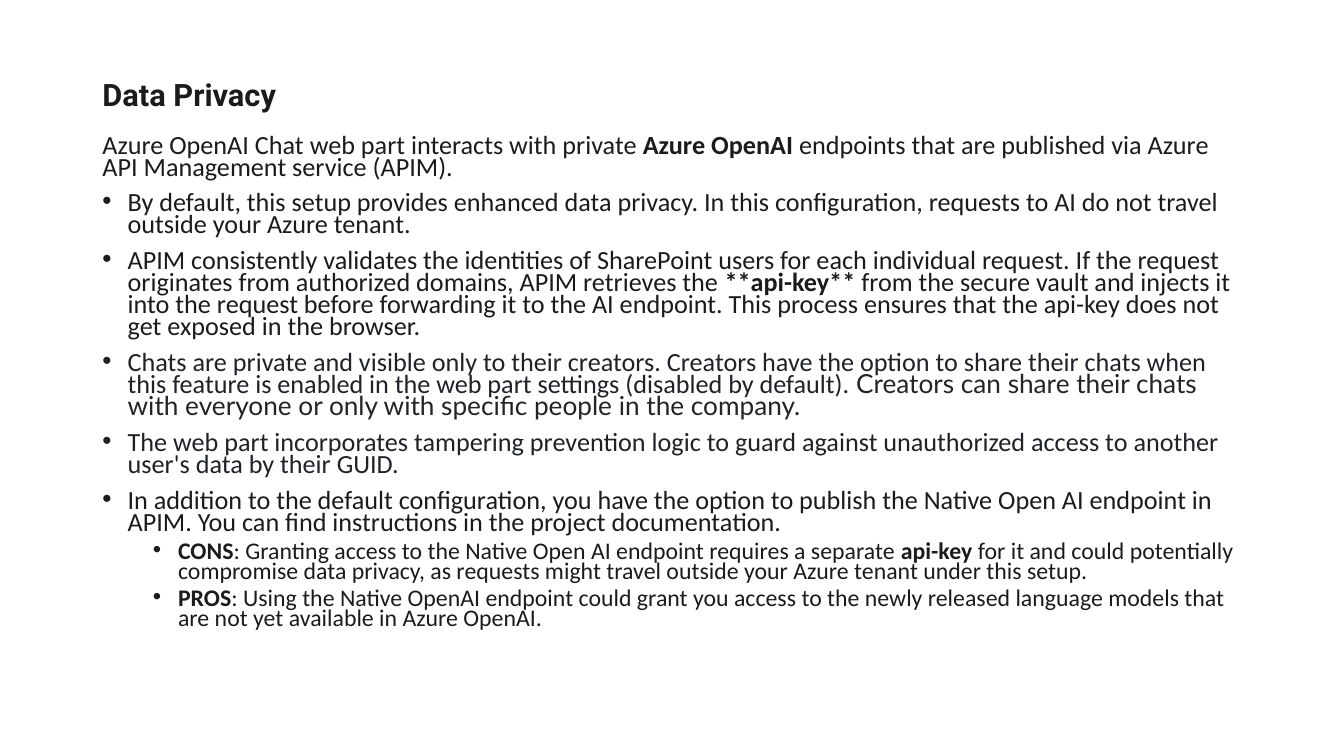
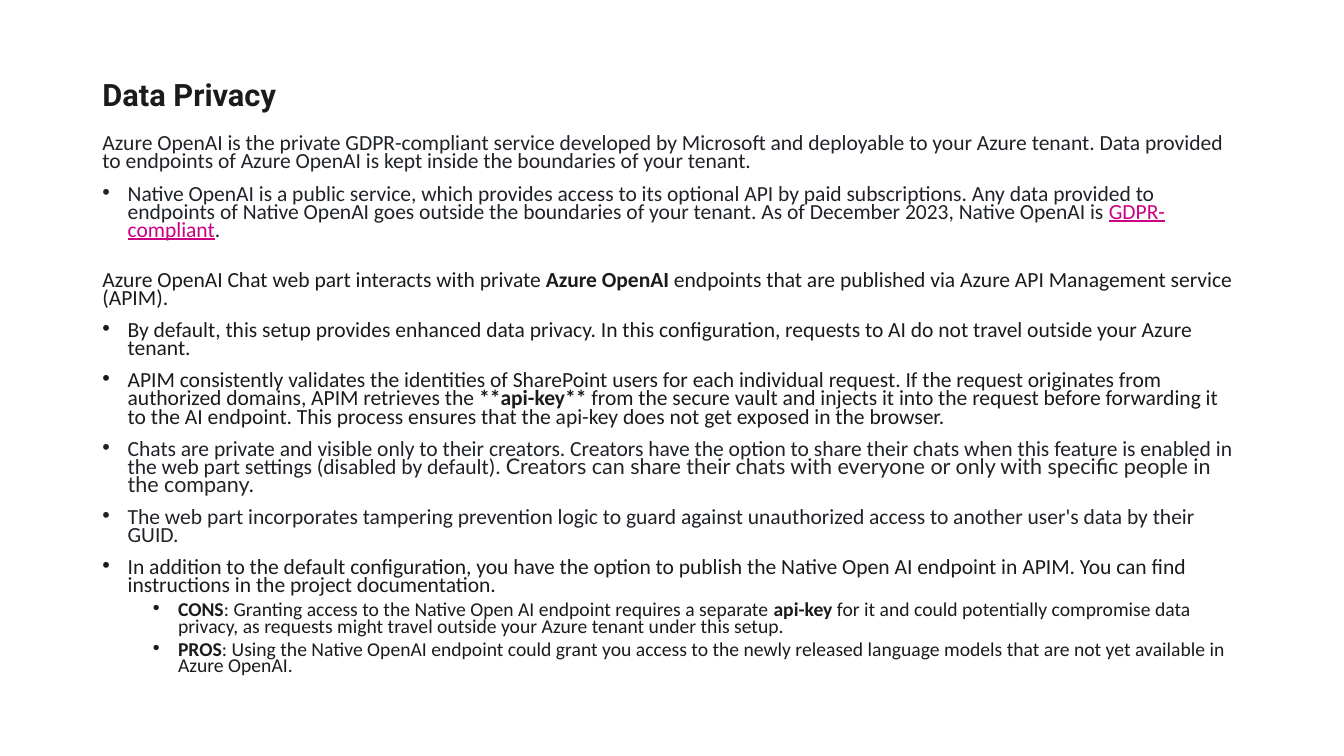
Before and after one commit to Paul-Borisov/react-azure-open-ai-chat-web-part-spfx, a slide deck: slide 3 of docs/azure-openai-chat-web-part-presentation.pptx. Drawn at 1344x756 pixels with LibreOffice and Linux fonts; fonts in the diff are those of the drawing. Boxes give left, top, right and bottom in pixels: in the first picture for what was removed or moved away, otherwise in the second. Text is boxed around its words. In the diff, an @@ line names an element or a change of style, - is before the commit and + after.

Commit message:
Version 1.2: revised documentation and the latest package

```diff
--- a/docs/azure-openai-chat-web-part-presentation.pptx
+++ b/docs/azure-openai-chat-web-part-presentation.pptx
@@ text at <box>102,135,1223,241</box>: paragraphs added @@
+Azure OpenAI is the private GDPR-compliant service developed by Microsoft and deployable to your Azure tenant. Data provided to endpoints of Azure OpenAI is kept inside the boundaries of your tenant.
+• Native OpenAI is a public service, which provides access to its optional API by paid subscriptions. Any data provided to endpoints of Native OpenAI goes outside the boundaries of your tenant. As of December 2023, Native OpenAI is GDPR-compliant.
@@ text at <box>102,272,1232,675</box>: size 18.7 to 15.4 pt in "Azure OpenAI Chat web part interacts with ...", "By default, this setup provides enhanced data ...", "APIM consistently validates the identities of SharePoint ...", "Chats are private and visible only to ..." and 2 more places; size 17 to 14 pt in "CONS: Granting access to the Native Open ...", "PROS: Using the Native OpenAI endpoint could ..." @@
```
Also in this commit, not shown: 3 other slides changed, 1 slide added, 5 other files.
